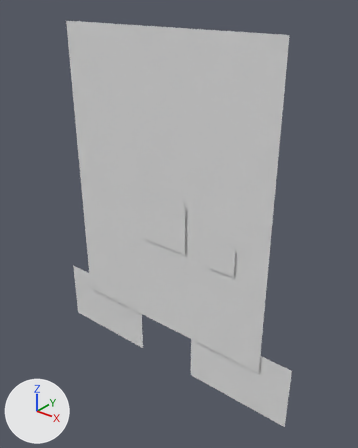
Before and after pictures for a commit that changed the FBX model Finger Guns/Assets/Art/Enemies/Beegman/Beegman.fbx.
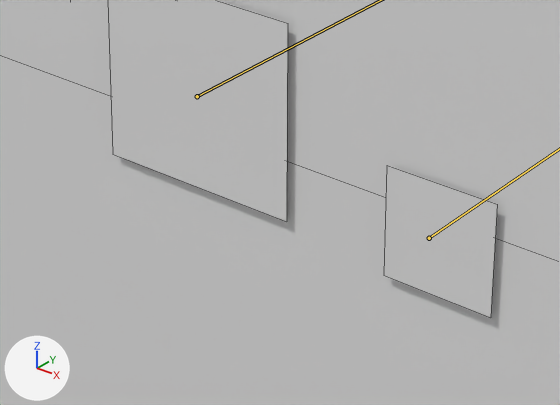
There are two pictures of each version: one whole from a 50 mm lens placed at (1.62, -1.88, 2.12), pointed at (0.07, 0.05, 0.93), one close up on the part from 33% to 70% of the width and 45% to 67% of the height. Lighting does not change. The marker at lower left points along +X, +Y and +Z. Both versions are drawn at frame 2 of the action 'Rig_Beegman|Eyes Close'; the numbers are the values there. The bones that change are drawn over the model as lines in the close-ups. The close-ups show mesh edges as thin lines.

Names of what the first close-up shows: 'Beegman'.
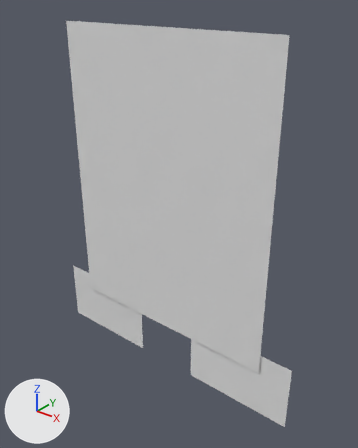
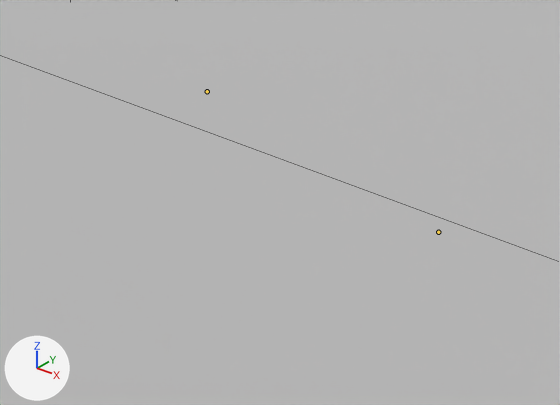
What the commit changed:
Bone 'Face_Main_Eye.L' (bone_face_main_eye_l) moves from (0.0, -0.02, 0.0) to (0.0, 0.0, 0.0).
Bone 'Face_Main_Eye.L' (bone_face_main_eye_l) turns from (0, 0, 0) to (0, 0, 180) degrees about its own x, y and z.
Bone 'Face_Main_Eye.L' (bone_face_main_eye_l) is rescaled from (1.0, 1.0, 1.0) to (0.0, 0.0, 0.0).
Bone 'Face_Main_Eye.R' (bone_face_main_eye_r) moves from (0.0, -0.02, 0.0) to (0.0, 0.0, 0.0).
Bone 'Face_Main_Eye.R' (bone_face_main_eye_r) turns from (0, 0, 0) to (0, 0, 180) degrees about its own x, y and z.
Bone 'Face_Main_Eye.R' (bone_face_main_eye_r) is rescaled from (1.0, 1.0, 1.0) to (0.0, 0.0, 0.0).

Boxes [x1, y1, x2, y2] around the edits, measured in the close-ups (560 x 405 px):
'Beegman', posed
    both: [0, 0, 560, 405]
